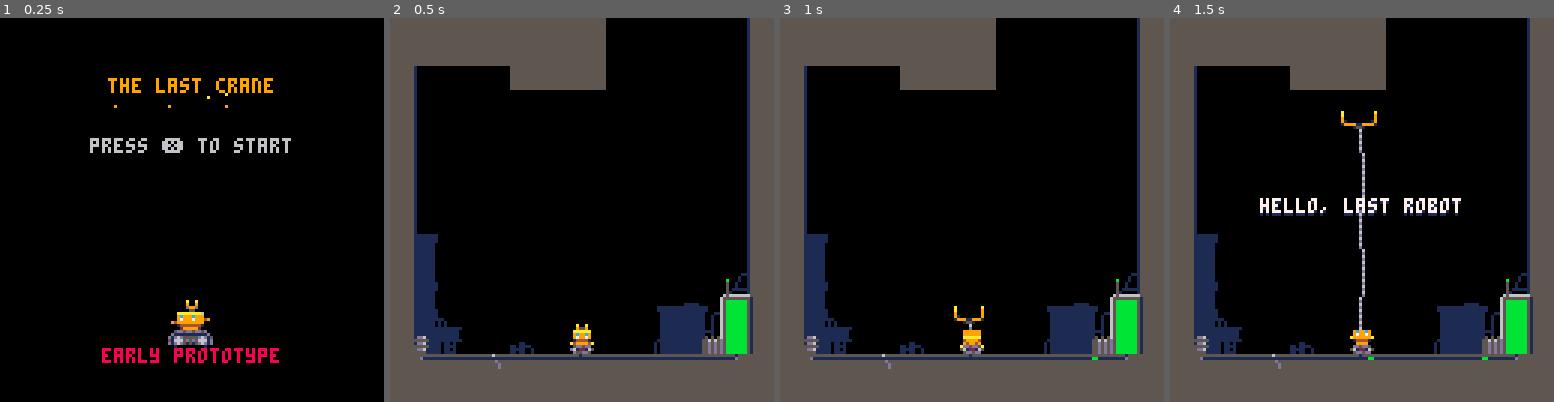
Above: before the commit, frames 1-4 (left to right).
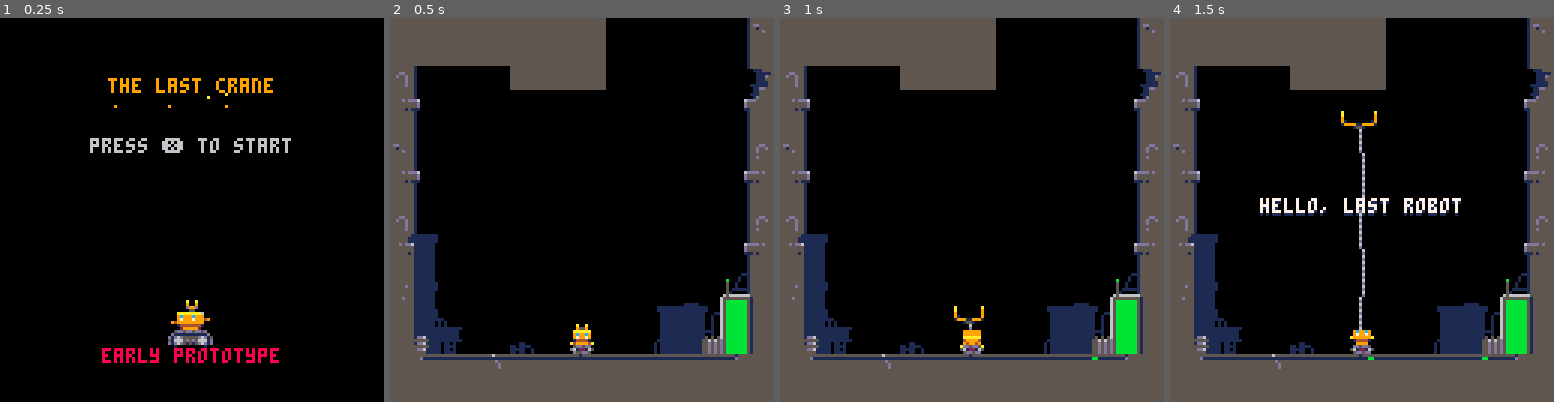
Above: after the commit, the same moments.

Repository: headjump/ld39
Game: PICO-8 cartridge crane.p8
Two runs of this game, one before a commit and one after it. Both use one fixed random seed, a clock stepped at 60 frames per second and the inputs below.
Inputs:
- Up to frame 1 (0.25 s): no input
- Up to frame 2 (0.5 s): tap X (X key) at 0.33 s
- Up to frame 3 (1 s): tap O (Z key) at 0.7 s
- Up to frame 4 (1.5 s): tap X (X key) at 1.07 s

Frame 1 is identical in both runs. In frame 2, 1.0% of the frame differs, in the area x 0-100%, y 1-74%; in frame 3, 1.0%; in frame 4, 1.0%.

Commit message:
update graphics, walls look nicer

Diff:
--- a/crane.p8
+++ b/crane.p8
@@ -97,7 +97,7 @@
       1.2,6,-- grav,lifetime
       {2,1,1},-- sizes
       {11,3,1},-- cols
-      1,true) -- acc (default=1),DRAW IN FRONT
+      1,true) -- acc (default=1),draw in front
     end
     e.wait_till_dispatch-=timed(1)
     if(e.wait_till_dispatch<=0)then
@@ -1103,18 +1103,18 @@
 0000000000000000000000000000000000000000000000000000000000000000000100000000000000000000000000000000000000000000000000000000000000000000000000000000000000000000000000000000000000000000000000000000000000000000000000000000000000000000000000000000000000000000
 0000000000000000000000000000000000000000000000000000000000000000000000000000000000000000000000000000000000000000000000000000000000000000000000000000000000000000000000000000000000000000000000000000000000000000000000000000000000000000000000000000000000000000
 __map__
+21212121212121212100000000003c6000000000000000000000000000000000000000000000000000000000000000000000000000000000000000000000000000000000000000000000000000000000000000000000000000000000000000000000000000000000000000000000000000000000000000000000000000000000
 21212121212121212100000000003c2100000000000000000000000000000000000000000000000000000000000000000000000000000000000000000000000000000000000000000000000000000000000000000000000000000000000000000000000000000000000000000000000000000000000000000000000000000000
-21212121212121212100000000003c2100000000000000000000000000000000000000000000000000000000000000000000000000000000000000000000000000000000000000000000000000000000000000000000000000000000000000000000000000000000000000000000000000000000000000000000000000000000
-213d0000002121212100000000003c2100000000000000000000000000000000000000000000000000000000000000000000000000000000000000000000000000000000000000000000000000000000000000000000000000000000000000000000000000000000000000000000000000000000000000000000000000000000
+733d000000212121210000000000525300000000000000000000000000000000000000000000000000000000000000000000000000000000000000000000000000000000000000000000000000000000000000000000000000000000000000000000000000000000000000000000000000000000000000000000000000000000
+7071000000000000000000000000626300000000000000000000000000000000000000000000000000000000000000000000000000000000000000000000000000000000000000000000000000000000000000000000000000000000000000000000000000000000000000000000000000000000000000000000000000000000
 213d0000000000000000000000003c2100000000000000000000000000000000000000000000000000000000000000000000000000000000000000000000000000000000000000000000000000000000000000000000000000000000000000000000000000000000000000000000000000000000000000000000000000000000
+603d0000000000000000000000003c6100000000000000000000000000000000000000000000000000000000000000000000000000000000000000000000000000000000000000000000000000000000000000000000000000000000000000000000000000000000000000000000000000000000000000000000000000000000
+7071000000000000000000000000505100000000000000000000000000000000000000000000000000000000000000000000000000000000000000000000000000000000000000000000000000000000000000000000000000000000000000000000000000000000000000000000000000000000000000000000000000000000
 213d0000000000000000000000003c2100000000000000000000000000000000000000000000000000000000000000000000000000000000000000000000000000000000000000000000000000000000000000000000000000000000000000000000000000000000000000000000000000000000000000000000000000000000
-213d0000000000000000000000003c2100000000000000000000000000000000000000000000000000000000000000000000000000000000000000000000000000000000000000000000000000000000000000000000000000000000000000000000000000000000000000000000000000000000000000000000000000000000
-213d0000000000000000000000003c2100000000000000000000000000000000000000000000000000000000000000000000000000000000000000000000000000000000000000000000000000000000000000000000000000000000000000000000000000000000000000000000000000000000000000000000000000000000
-213d0000000000000000000000003c2100000000000000000000000000000000000000000000000000000000000000000000000000000000000000000000000000000000000000000000000000000000000000000000000000000000000000000000000000000000000000000000000000000000000000000000000000000000
-213d0000000000000000000000003c2100000000000000000000000000000000000000000000000000000000000000000000000000000000000000000000000000000000000000000000000000000000000000000000000000000000000000000000000000000000000000000000000000000000000000000000000000000000
-21100000000000000000000000003c2100000000000000000000000000000000000000000000000000000000000000000000000000000000000000000000000000000000000000000000000000000000000000000000000000000000000000000000000000000000000000000000000000000000000000000000000000000000
+733d0000000000000000000000003c6100000000000000000000000000000000000000000000000000000000000000000000000000000000000000000000000000000000000000000000000000000000000000000000000000000000000000000000000000000000000000000000000000000000000000000000000000000000
+7410000000000000000000000000505100000000000000000000000000000000000000000000000000000000000000000000000000000000000000000000000000000000000000000000000000000000000000000000000000000000000000000000000000000000000000000000000000000000000000000000000000000000
 21200000000000000000000000002c2100000000000000000000000000000000000000000000000000000000000000000000000000000000000000000000000000000000000000000000000000000000000000000000000000000000000000000000000000000000000000000000000000000000000000000000000000000000
-21100000000000000000000035191a1b00000000000000000000000000000000000000000000000000000000000000000000000000000000000000000000000000000000000000000000000000000000000000000000000000000000000000000000000000000000000000000000000000000000000000000000000000000000
+72100000000000000000000035191a1b00000000000000000000000000000000000000000000000000000000000000000000000000000000000000000000000000000000000000000000000000000000000000000000000000000000000000000000000000000000000000000000000000000000000000000000000000000000
 21303100000000000000003436292a2b00000000000000000000000000000000000000000000000000000000000000000000000000000000000000000000000000000000000000000000000000000000000000000000000000000000000000000000000000000000000000000000000000000000000000000000000000000000
 21093200003300000000003736393a2b00000000000000000000000000000000000000000000000000000000000000000000000000000000000000000000000000000000000000000000000000000000000000000000000000000000000000000000000000000000000000000000000000000000000000000000000000000000
 21242323252323232323232323233b2100000000000000000000000000000000000000000000000000000000000000000000000000000000000000000000000000000000000000000000000000000000000000000000000000000000000000000000000000000000000000000000000000000000000000000000000000000000
Not shown, changed: 24 lines of the sprite sheet (__gfx__) section of crane.p8
